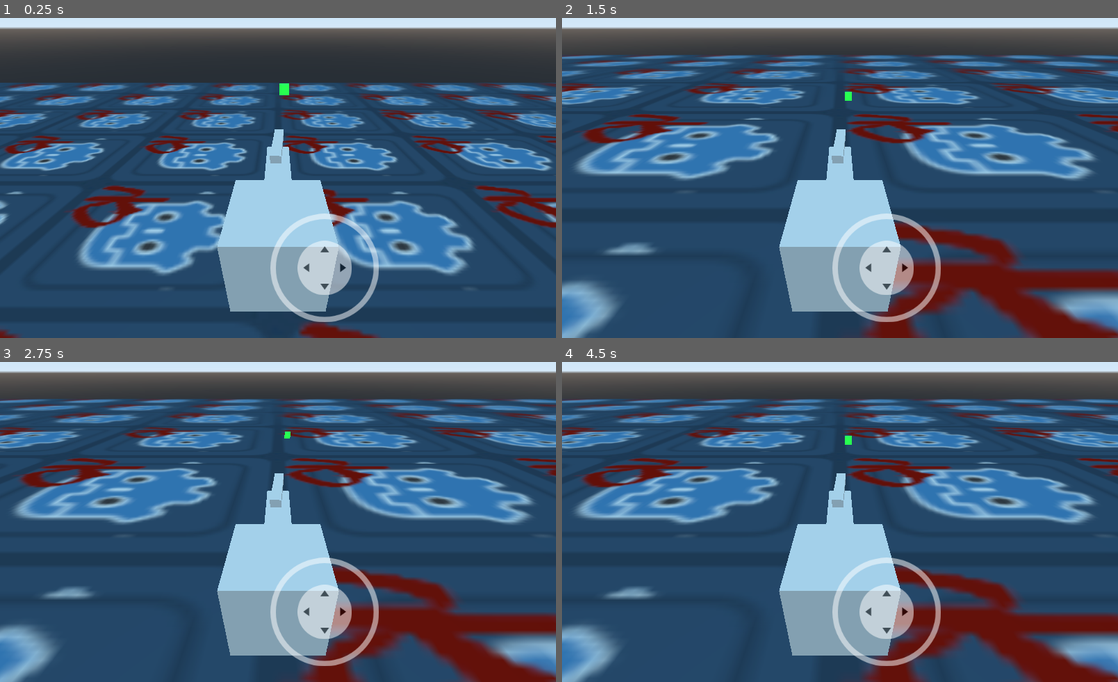
Above: before the commit, frames 1-4 (two rows, left to right).
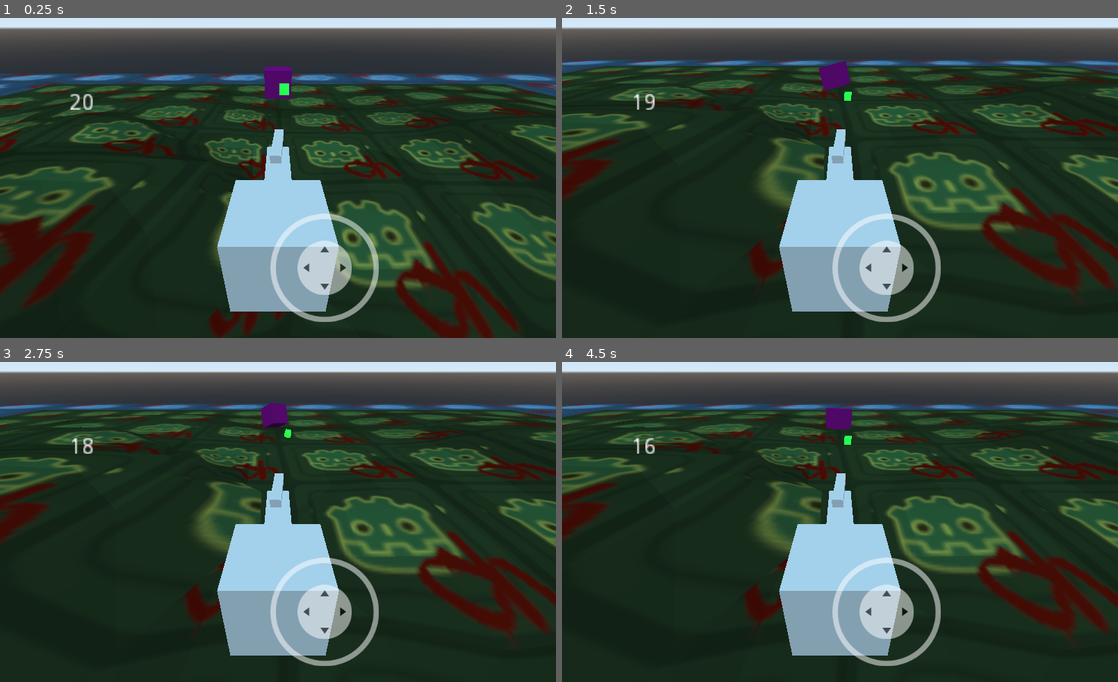
Above: after the commit, the same moments.

Repository: Chatarra-Estudio/Virtual-Joytick-3d
Game: Godot game, scene res://escenarios/mundo.tscn
The game is run twice, just before and just after one commit, with the same random seed, the same clock (stepped at 60 frames per second) and the same inputs.
Inputs (mouse positions are in pixels of both pictures, inside the frame that each line leads up to):
- Up to frame 1 (0.25 s): no input
- Up to frame 2 (1.5 s): move the mouse to (962, 158) at 0.52 s; hold Right (ui_right) 0.53-1.25 s; click (962, 158) at 0.67 s; click (689, 178) at 1.25 s
- Up to frame 3 (2.75 s): drag from (166, 534) to (250, 582) at 2.02 s
- Up to frame 4 (4.5 s): move the mouse to (895, 448) at 2.77 s; hold Right (ui_right) 2.78-3.5 s; tap Enter at 3.5 s; drag from (812, 582) to (673, 470) at 3.52 s; move the mouse to (1006, 566) at 4.27 s; hold Left (ui_left) from 4.28 s (still down)

The runs differ from the first frame. In frame 1, 74% of the frame differs, in the area x 0-100%, y 15-100%; in frame 2, 79%; in frame 3, 79%, in the area x 0-100%, y 11-100%; in frame 4, 79%.

Commit message:
Add files via upload

Diff:
--- a/ferdi/escenarios/mundo.tscn
+++ b/ferdi/escenarios/mundo.tscn
@@ -1,10 +1,21 @@
-[gd_scene load_steps=3 format=2]
+[gd_scene load_steps=6 format=2]
 
-[ext_resource path="res://escenarios/suelo.tscn" type="PackedScene" id=1]
+[ext_resource path="res://escenarios/terreno10x10b.tscn" type="PackedScene" id=1]
 [ext_resource path="res://caracter/Caracter.tscn" type="PackedScene" id=2]
+[ext_resource path="res://escenarios/suelo.tscn" type="PackedScene" id=3]
+[ext_resource path="res://asset/bala/blanco.tscn" type="PackedScene" id=4]
+[ext_resource path="res://asset/tempo_go/tempoGO.tscn" type="PackedScene" id=5]
 
 [node name="mundo" type="Spatial"]
 
 [node name="Caracter" parent="." instance=ExtResource( 2 )]
 
-[node name="suelo" parent="." instance=ExtResource( 1 )]
+[node name="suelo" parent="." instance=ExtResource( 3 )]
+transform = Transform( 76.3778, 0, 0, 0, 1, 0, 0, 0, 53.235, 0, -6.60634, -1.98676 )
+
+[node name="terreno10x10b" parent="." instance=ExtResource( 1 )]
+
+[node name="blanco" parent="." instance=ExtResource( 4 )]
+transform = Transform( 1, 0, 0, 0, 1, 0, 0, 0, 1, 0, 0, -15.6984 )
+
+[node name="tempoGO" parent="." instance=ExtResource( 5 )]
--- /dev/null
+++ b/ferdi/escenarios/terreno10x10b.tscn
@@ -0,0 +1,15 @@
+[gd_scene load_steps=4 format=2]
+
+[ext_resource path="res://escenarios/terreno10x10.dae" type="PackedScene" id=1]
+[ext_resource path="res://icon.png" type="Texture" id=2]
+
+[sub_resource type="SpatialMaterial" id=2]
+albedo_color = Color( 0.74902, 0.741176, 0.301961, 1 )
+albedo_texture = ExtResource( 2 )
+uv1_scale = Vector3( 10, 10, 1 )
+
+[node name="terreno10x10b" instance=ExtResource( 1 )]
+transform = Transform( 8, 0, 0, 0, 2, 0, 0, 0, 8, 0, -4.99915, 0 )
+
+[node name="suelo2" parent="." index="0"]
+material_override = SubResource( 2 )
Not shown, added: ferdi/escenarios/terreno10x10.dae
Not shown, added: ferdi/escenarios/terreno10x10.dae.import
